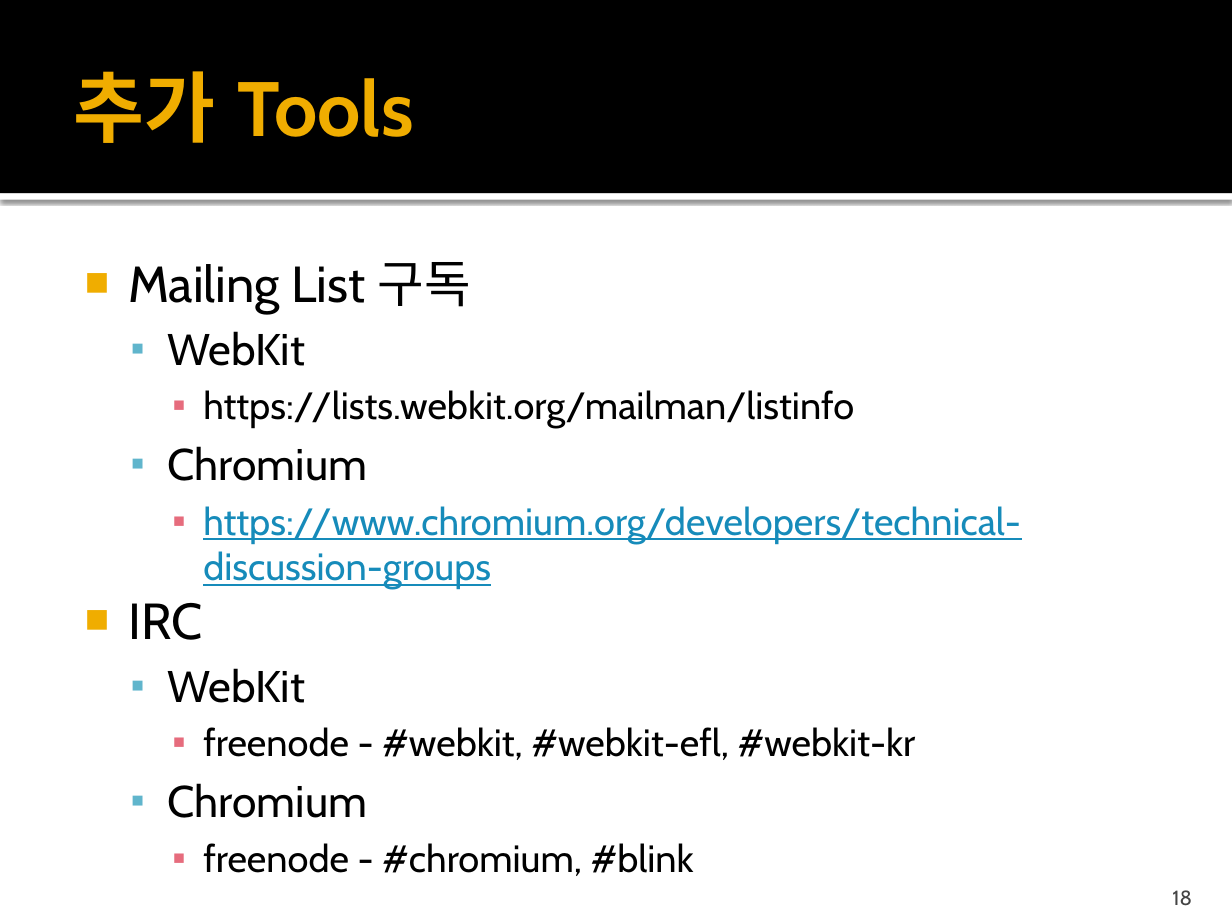
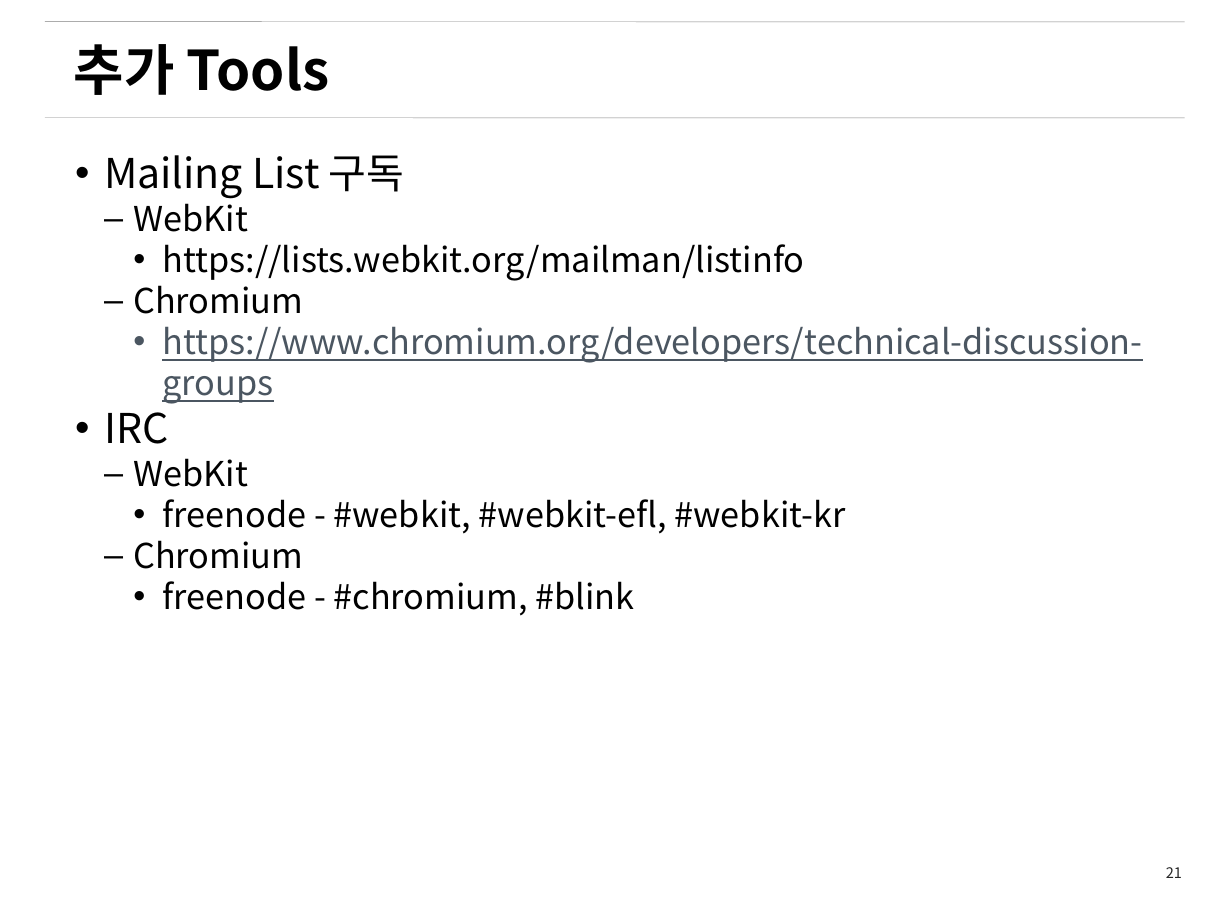
Before and after one commit to Gyuyoung/document, a slide deck: slide 21 of WebKitChromiumContributionProcess.pptx (slide 18 before the commit). Drawn at 1232x924 pixels with LibreOffice and Linux fonts; fonts in the diff are those of the drawing; background and template pictures are left out. Boxes give left, top, right and bottom in pixels: in the first picture for what was removed or moved away, otherwise in the second. Text is boxed around its words. In the diff, an @@ line names an element or a change of style, - is before the commit and + after.

```diff
--- a/WebKitChromiumContributionProcess.pptx
+++ b/WebKitChromiumContributionProcess.pptx
@@ rectangle removed at (x1=0, y1=0, x2=1232, y2=193) @@
@@ line added from (44, 22) to (1185, 22), #808080 0.26 pt @@
@@ text "추가 Tools" at (x1=74, y1=44, x2=330, y2=95): size 45 to 32 pt, font Cabin to Noto Sans CJK KR, text colour #F0AD00 to #000000 @@
@@ line added from (44, 118) to (1185, 118), #808080 0.26 pt @@
@@ text "Mailing List 구독" moved from (x1=128, y1=262, x2=1021, y2=876) to (x1=104, y1=155, x2=1142, y2=616) @@
@@ text "Mailing List 구독" at (x1=104, y1=155, x2=1142, y2=616): size 29.6 to 24 pt in "Mailing List 구독", "IRC"; font Cabin to Noto Sans CJK KR; size 25.9 to 20 pt in "WebKit", "Chromium", "WebKit", "Chromium"; size 22.2 to 20 pt in "https://lists.webkit.org/mailman/listinfo", "https://www.chromium.org/developers/technical-discussion-gro ...", "freenode - #webkit, #webkit-efl, #webkit-kr", "freenode - #chromium, #blink"; text colour #168BBA to #4B5661 in "https://www.chromium.org/developers/technical-discussion-gro ..."; bullet ■ to •; bullet ▪ to –; less space between paragraphs; bullet ▪ to • @@
@@ rectangle removed at (x1=0, y1=193, x2=1232, y2=200) @@
@@ page number added at (x1=1166, y1=867, x2=1182, y2=878), 8.5 pt, text #262626 @@
+21
@@ page number removed at (x1=1172, y1=890, x2=1192, y2=906) @@
-18
```
Also in this commit, not shown: 18 other slides changed, 6 slides added, 1 slide removed.
